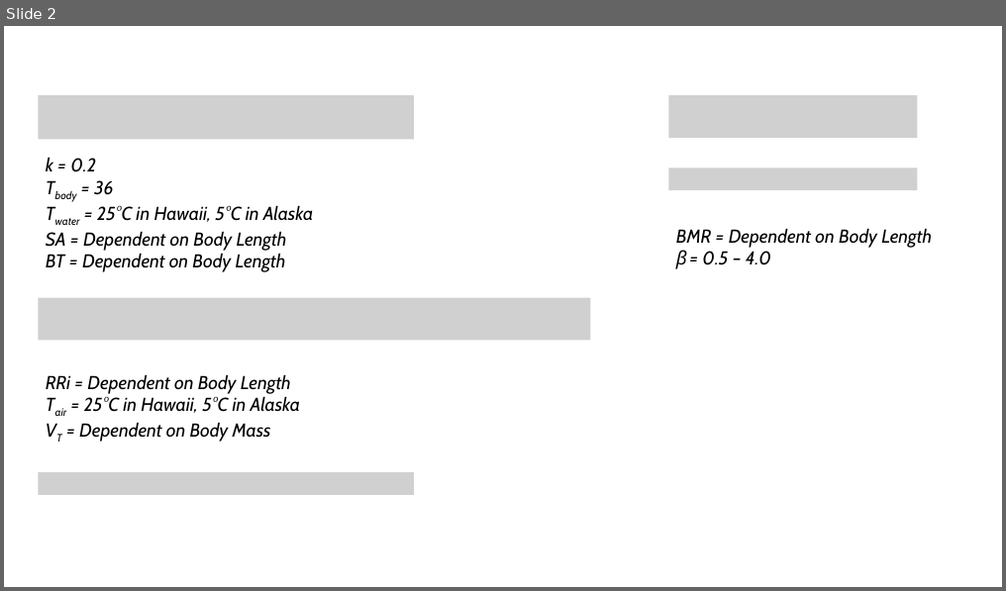
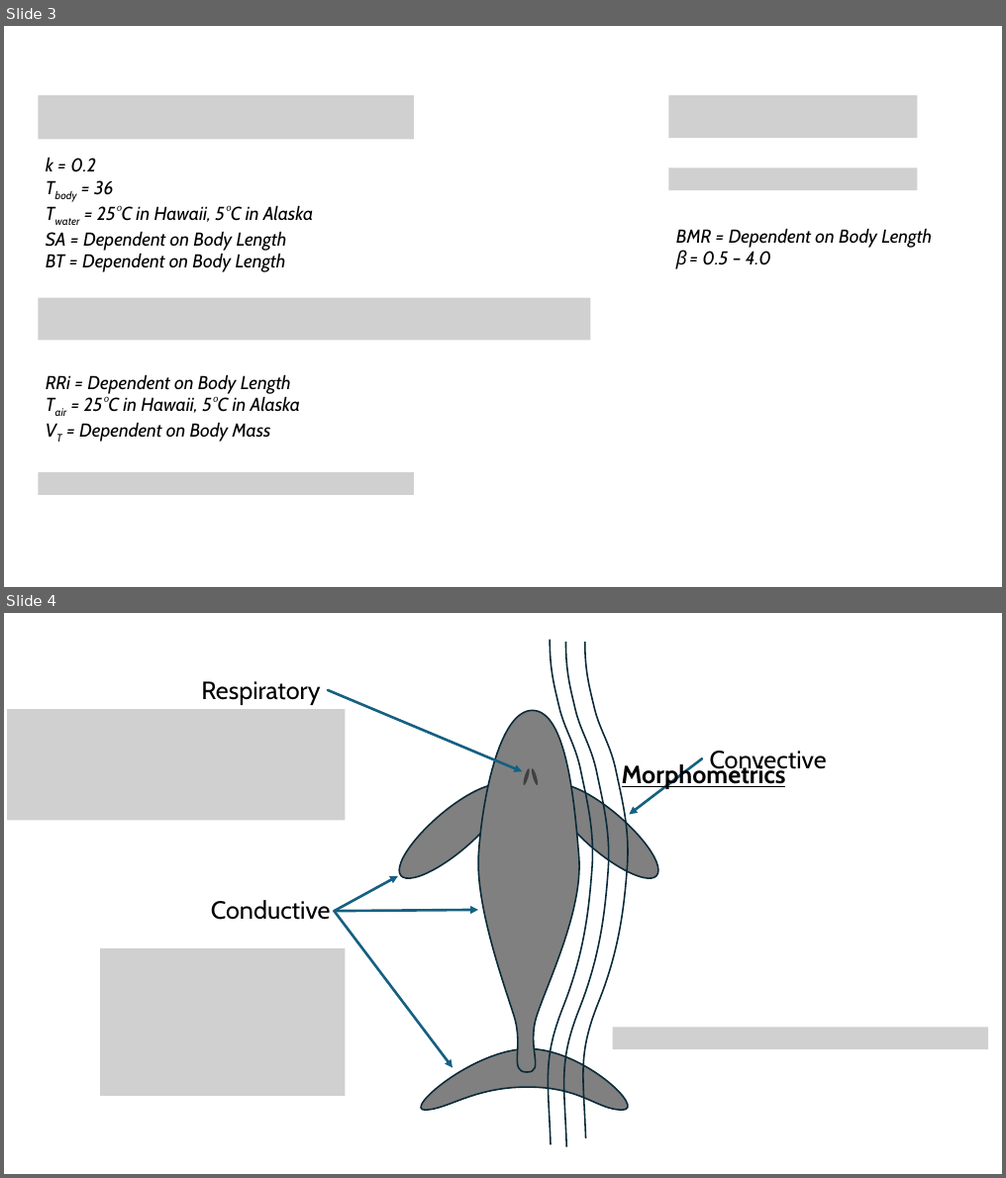
Before and after one commit to wgough/HumpbackHeatLoss, a slide deck: figs/Heat-Loss-Overview.pptx. Shown one above the other, each under a label of ours: slide 2 before the commit, slides 3 and 4 after it. The pictures are 1006x591 and 1006x1178 pixels, drawn with LibreOffice and Linux fonts; fonts in the diff are those of the drawing; grey boxes stand for pictures. Boxes give left, top, right and bottom in pixels: in the first picture for what was removed or moved away, otherwise in the second. Text is boxed around its words. In the diff, an @@ line names an element or a change of style, - is before the commit and + after.

```diff
--- a/figs/Heat-Loss-Overview.pptx
+++ b/figs/Heat-Loss-Overview.pptx
@@ slide 4 added at (4,613,1002,1174), background #FFFFFF @@
@@ group added at (387,710,670,1111): 4 ellipses, 2 freeform shapes @@
@@ text added at (622,762,786,789), 24 pt, text #000000, bold, underline @@
+Morphometrics
@@ group added at (7,639,988,1148): 5 arrows, 3 freeform shapes, 3 texts, 3 pictures @@
+Conductive
+Respiratory
+Convective
@@ what was slide 2 is now slide 3 @@
```
Also in this commit, not shown: 2 slides changed, 1 other slide added, 3 slides removed, 21 other files.
